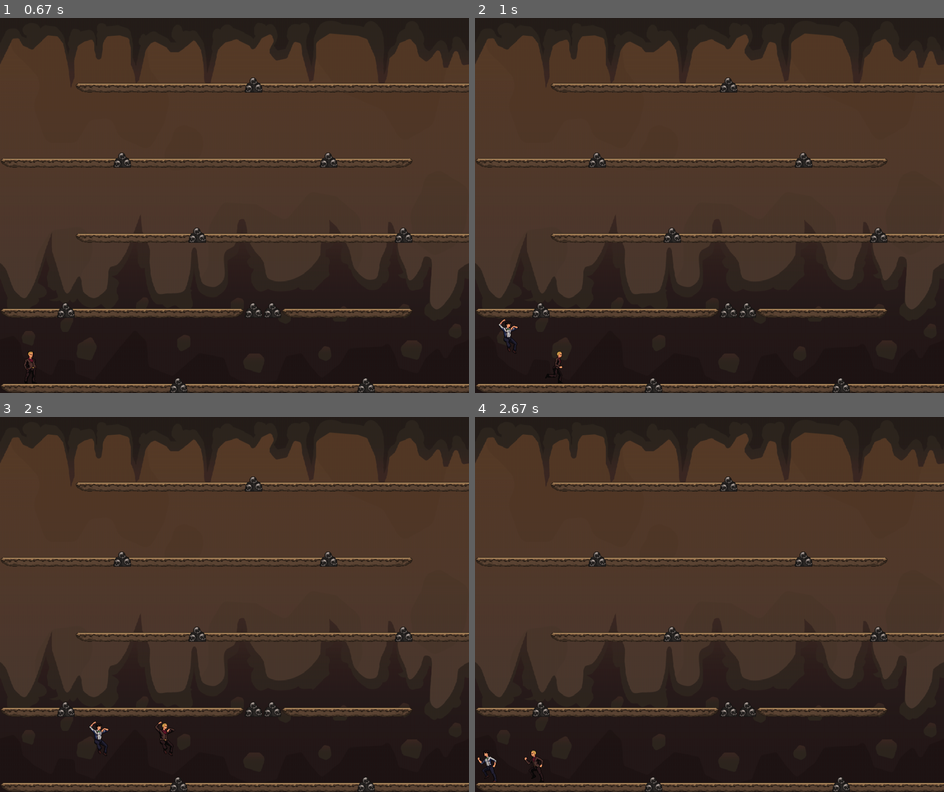
Above: before the commit, frames 1-4 (two rows, left to right).
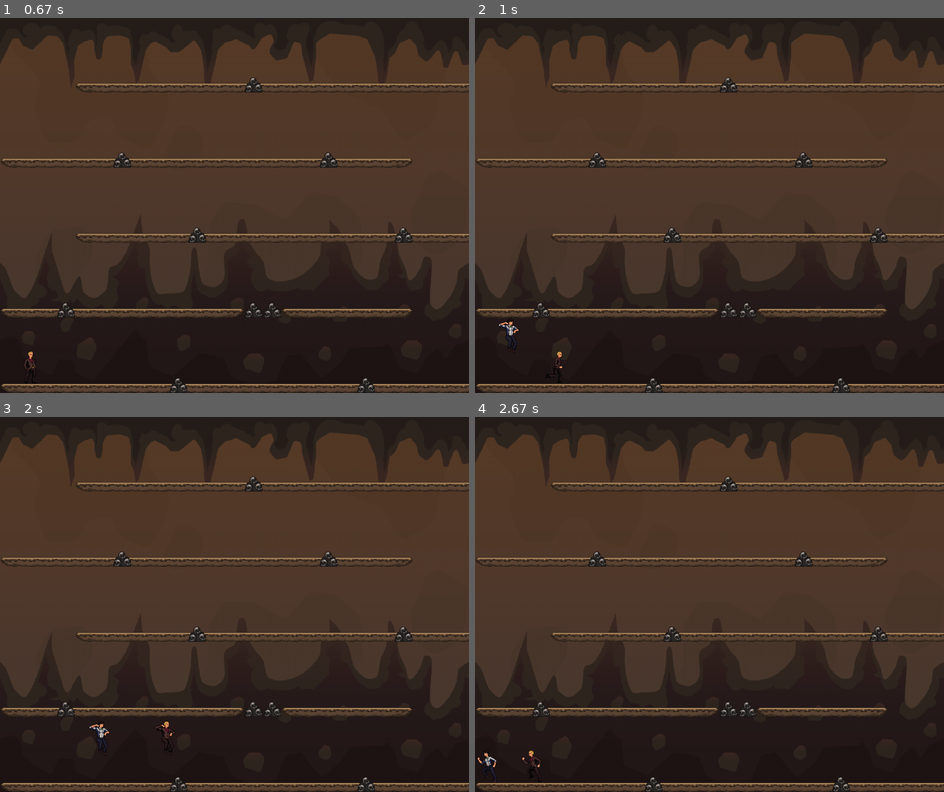
Above: after the commit, the same moments.

Repository: David278705/Juego-Pygame
Game: pygame game, started from main.py
Same seed, same stepped clock (60 frames per second), same inputs: the game is played once before the commit and once after it.
Inputs:
- Up to frame 1 (0.67 s): click "Play" at 0.38 s
- Up to frame 2 (1 s): hold W from 0.67 s (still down); hold Right from 0.67 s (still down)
- Up to frame 3 (2 s): release W at 1.13 s; release Right at 1.13 s; hold Right 1.17-1.63 s; hold D 1.17-1.63 s; hold Up 1.67-1.97 s; hold W 1.67-1.97 s
- Up to frame 4 (2.67 s): hold Right 2-2.47 s; hold D 2-2.47 s; hold Left from 2.5 s (still down); hold A from 2.5 s (still down)

Frame 1 is identical in both runs. In frame 2, 0.1% of the frame differs, in the area x 5-10%, y 80-90%; in frame 3, 0.3%, in the area x 19-38%, y 81-91%; in frame 4, less than 0.1%.

Commit message:
Refactored

Diff:
--- a/gangster.py
+++ b/gangster.py
@@ -49,7 +49,7 @@
         self.vel_y = 0
         self.gravity = 0.9
         self.current_gravity = self.gravity
-        self.jump_strength = -12
+        self.jump_strength = -7
         self.is_jumping = True
         self.is_jumping_animation = False
         self.time_jump = 0
@@ -66,21 +66,16 @@
         else:
             self.vel_x = 0
 
-        # Saltar solo si no está ya en el aire
-        if keys[jump] and not self.is_jumping:
-            self.is_jumping = True
-            self.is_jumping_animation = True
-            self.vel_y = self.jump_strength
-            self.current_gravity = self.gravity  # Gravedad estándar al saltar
-
         # Doble salto
         if keys[jump]:
             self.time_jump += 1
         else:
             self.time_jump = 0
 
-        if self.time_jump > 10 and self.time_jump < 60:
+        if self.time_jump > 3 and self.time_jump < 60:
             self.time_jump += 1
+            self.is_jumping = True
+            self.is_jumping_animation = True
             self.vel_y = self.jump_strength
             self.current_gravity = self.gravity
 
